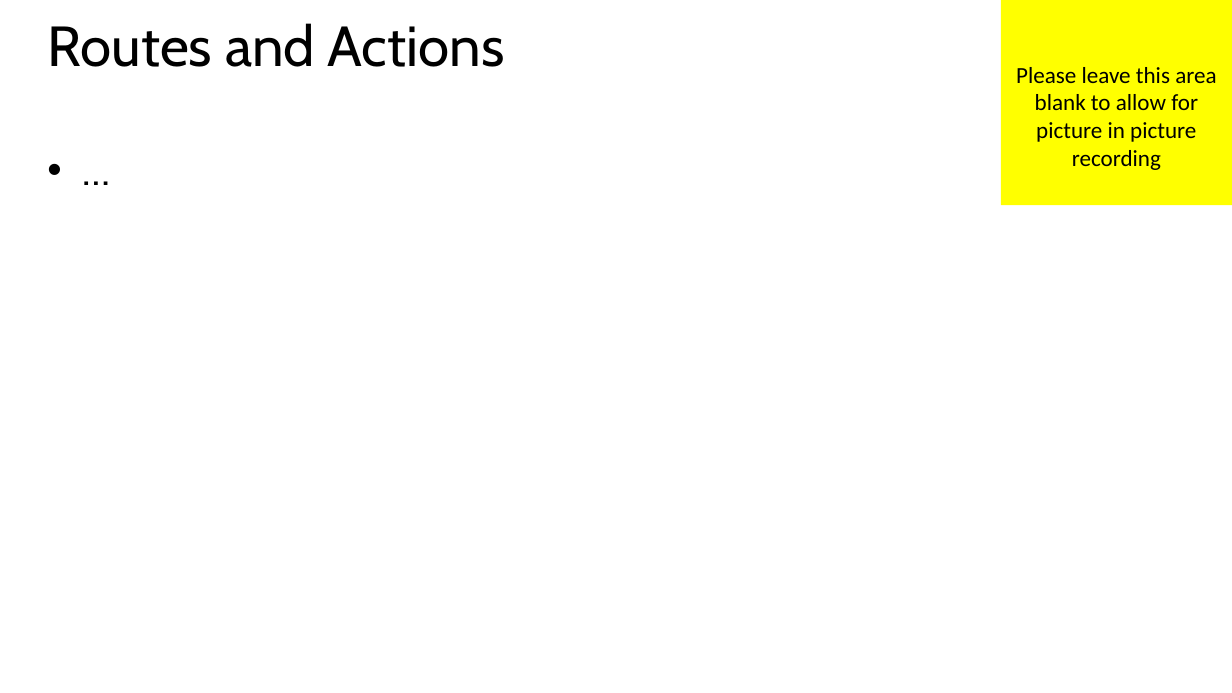
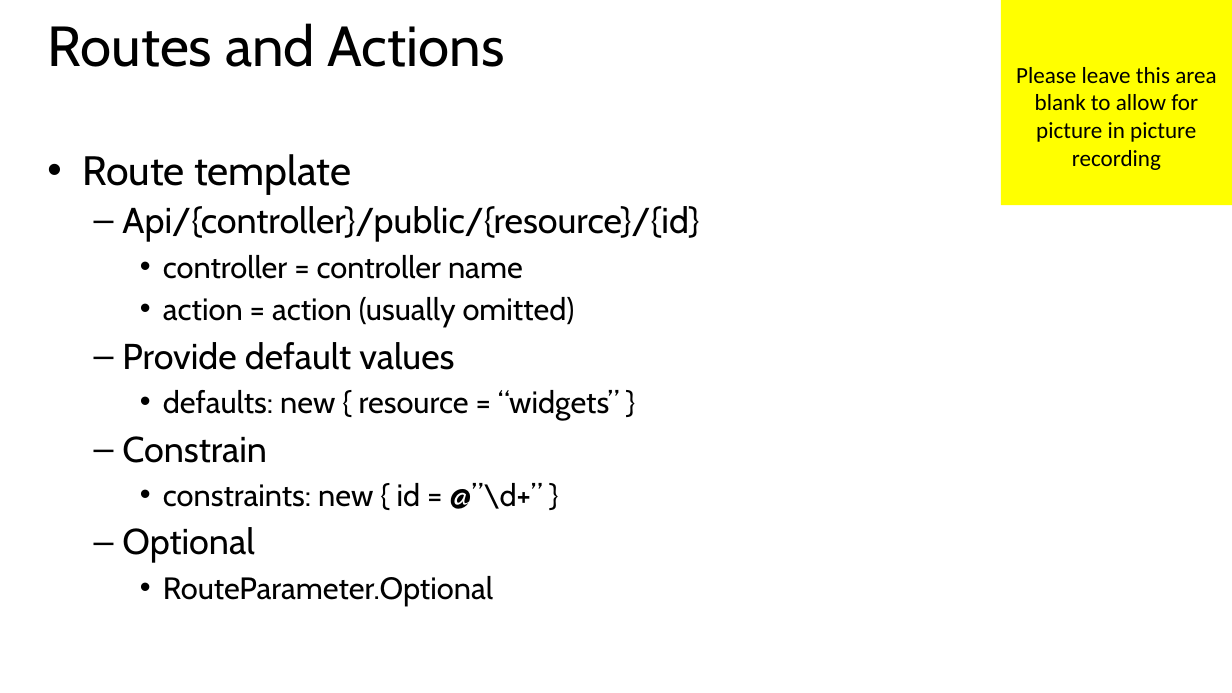
Before and after one commit to HydAu/GeekTrainer_WebAPI, a slide deck: slide 7 of Slides/Module 3 - Web API Configuration.pptx. Drawn at 1232x693 pixels with LibreOffice and Linux fonts; fonts in the diff are those of the drawing. Boxes give left, top, right and bottom in pixels: in the first picture for what was removed or moved away, otherwise in the second. Text is boxed around its words. In the diff, an @@ line names an element or a change of style, - is before the commit and + after.

Commit message:
Add examples for routes and actions
Added examples and extended deck

```diff
--- a/Slides/Module 3 - Web API Configuration.pptx
+++ b/Slides/Module 3 - Web API Configuration.pptx
@@ text at (82, 154, 699, 606): text changed; size 32 to 24 pt @@
-• …
+• Route template
+  – Api/{controller}/public/{resource}/{id}
+    • controller = controller name
+    • action = action (usually omitted)
+  – Provide default values
+    • defaults: new { resource = “widgets” }
+  – Constrain
+    • constraints: new { id = @”\d+” }
+  – Optional
+    • RouteParameter.Optional
```
Also in this commit, not shown: 2 other slides changed, 2 slides added, 13 other files.
